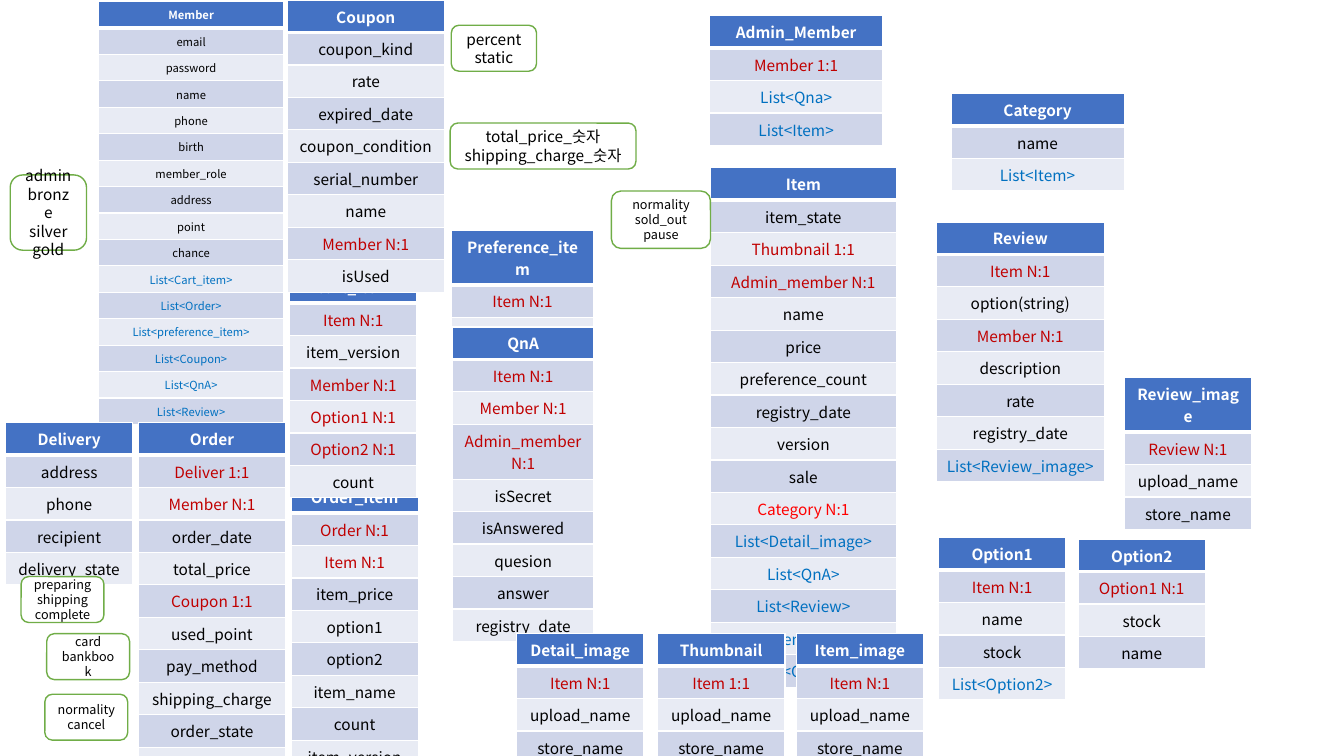
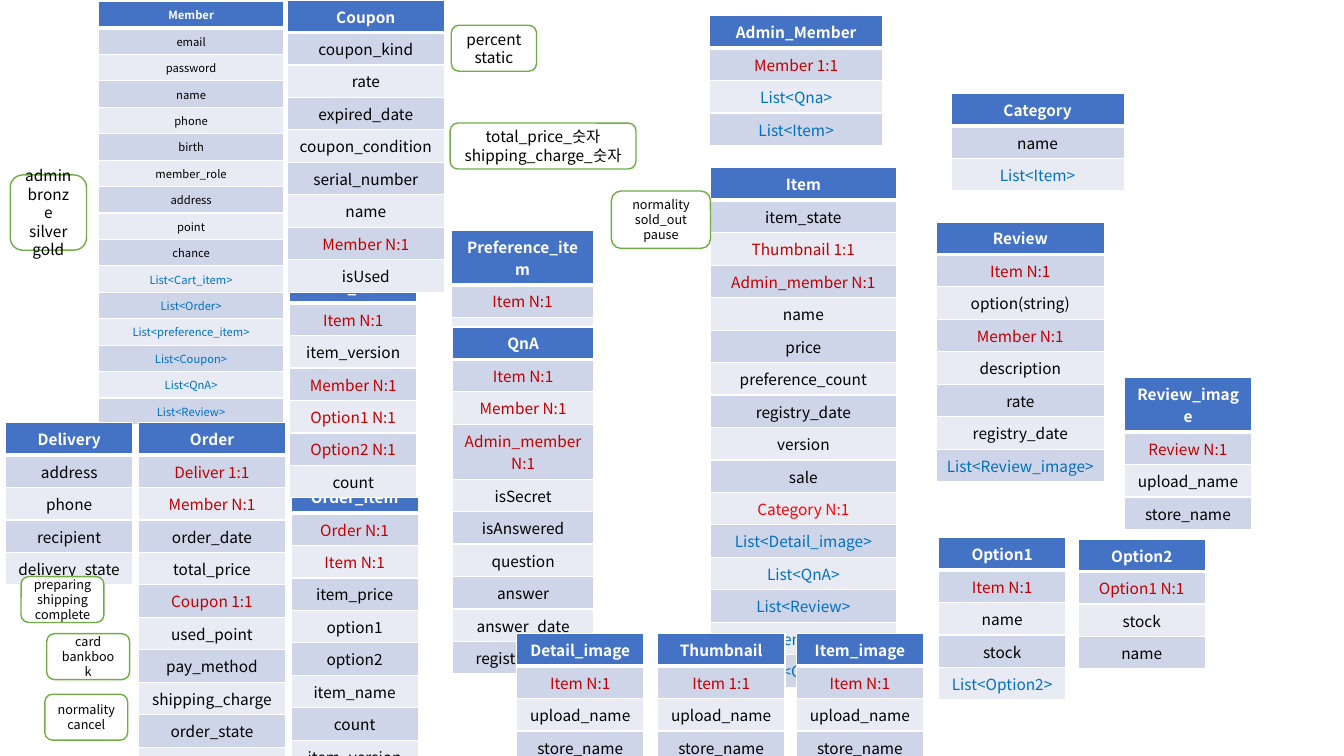
Before and after one commit to Konkuk-Toy-Project/KUNA-server, a slide deck: slide 1 of DB 설계.pptx. Drawn at 1344x756 pixels with LibreOffice and Linux fonts; fonts in the diff are those of the drawing. Boxes give left, top, right and bottom in pixels: in the first picture for what was removed or moved away, otherwise in the second. Text is boxed around its words. In the diff, an @@ line names an element or a change of style, - is before the commit and + after.

Commit message:
add qna answer in admin service

```diff
--- a/DB 설계.pptx
+++ b/DB 설계.pptx
@@ table at <box>453,327,595,673</box> @@
-row 7, column 1: quesion
+row 7, column 1: question
+row 9: answer_date
```
Also in this commit, not shown: 8 other files.
